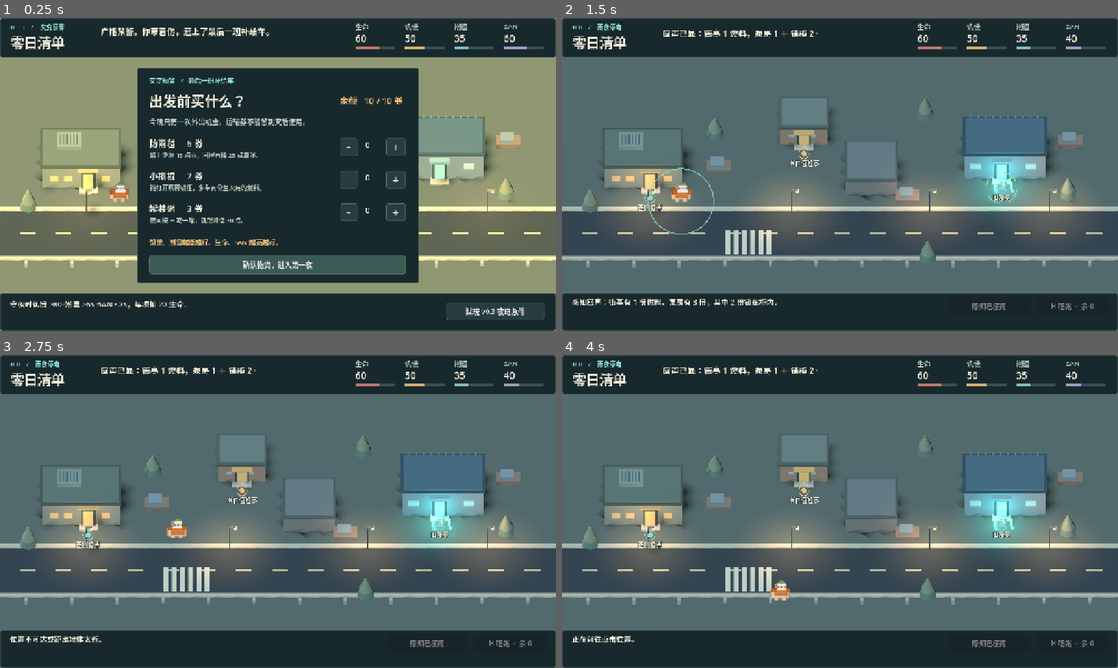
Above: before the commit, frames 1-4 (two rows, left to right).
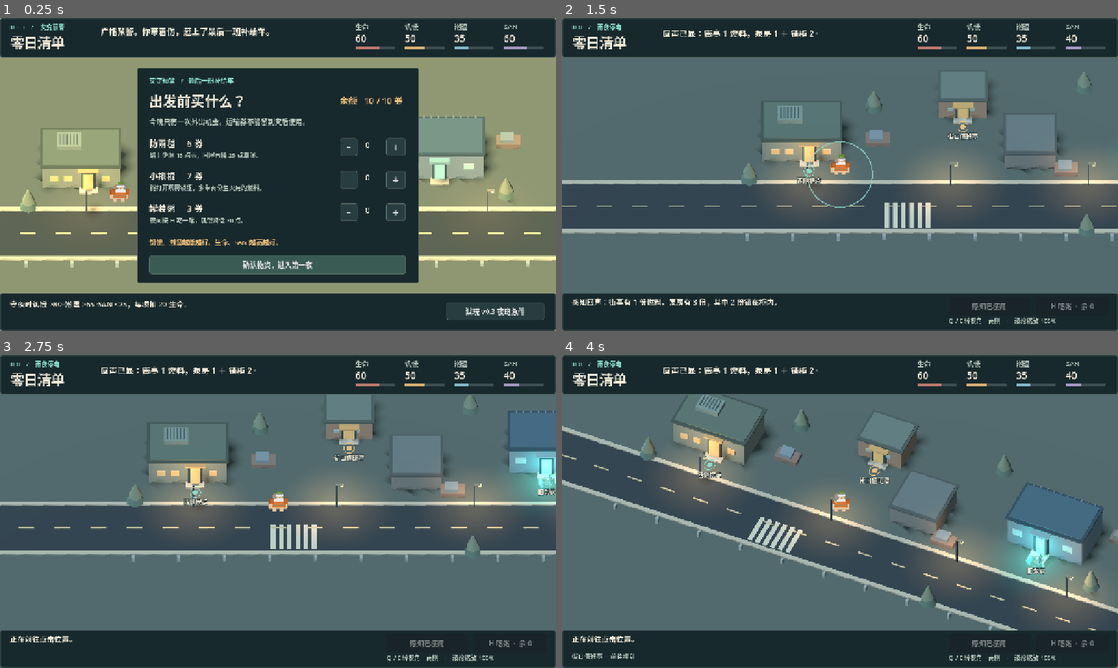
Above: after the commit, the same moments.

Repository: liujingyuan111/zero-day-checklist-game
Game: Godot game, scene res://scenes/first_night.tscn
Same seed, same stepped clock (60 frames per second), same inputs: the game is played once before the commit and once after it.
Inputs (mouse positions are in pixels of both pictures, inside the frame that each line leads up to):
- Up to frame 1 (0.25 s): no input
- Up to frame 2 (1.5 s): click "确认物资，进入第一夜" at 0.5 s; click "Q 感知 · SAN −20" (after the commit: "F 感知 · SAN −20") at 1.25 s
- Up to frame 3 (2.75 s): tap Enter at 2 s; move the mouse to (400, 495) at 2.02 s; hold D (move_right) from 2.03 s (still down); tap Q at 2.1 s; click (400, 495) at 2.17 s; tap E at 2.3 s
- Up to frame 4 (4 s): move the mouse to (728, 527) at 2.77 s; release D (move_right) at 2.78 s; hold S (move_down) 2.78-3.53 s; tap E at 2.85 s; click (728, 527) at 2.92 s; tap F at 3.05, 3.6 s; move the mouse to (895, 442) at 3.52 s; hold D (move_right) from 3.53 s (still down); click (895, 442) at 3.67 s; tap Q at 3.8 s

The runs differ from the first frame. In frame 1, less than 0.1% of the frame differs, in the area x 0-96%, y 76-78%; in frame 2, 30%; in frame 3, 35%, in the area x 0-100%, y 12-98%; in frame 4, 33%.

Commit message:
实现四个固定视角、跟随和滚轮缩放

Diff:
--- a/scripts/first_night/first_night.gd
+++ b/scripts/first_night/first_night.gd
@@ -12,6 +12,11 @@
 var run := NightRun.new()
 var street: NightStreet
 var sites := {}
+var captions := {}
+var building_shapes := {}
+var camera_hint: Label
+var prior_canvas := Transform2D.IDENTITY
+var last_pick_yaw := INF
 var shopping: Panel
 var report: Panel
 var budget_label: Label
@@ -33,7 +38,8 @@
 
 
 func _ready() -> void:
-	_walls = [Rect2(96,305,180,86),Rect2(503,225,108,66),Rect2(926,285,187,84),
+	prior_canvas = get_viewport().canvas_transform
+	_walls = [NightStreet.BUILDINGS[&"shelter"],NightStreet.BUILDINGS[&"booth"],NightStreet.BUILDINGS[&"pump"],
 		Rect2(654,320,116,88),Rect2(332,337,56,24),Rect2(767,405,56,24),
 		Rect2(1142,279,56,24),Rect2(0,0,1280,104),Rect2(0,633,1280,87)]
 	_gate_rect = Rect2(0,0,1,1)
@@ -54,8 +60,11 @@
 	window.texture = vp.get_texture()
 	window.size = Vector2(1280,720)
 	window.mouse_filter = Control.MOUSE_FILTER_IGNORE
-	window.z_index = -20
-	add_child(window)
+	var backdrop := CanvasLayer.new()
+	backdrop.layer = -1
+	add_child(backdrop)
+	backdrop.add_child(window)
+	_sync_view(0.0)
 	effect_player = AudioStreamPlayer.new()
 	effect_player.volume_db = -13
 	add_child(effect_player)
@@ -67,18 +76,16 @@
 		var site := FirstNightSite.new()
 		site.run = run
 		_add_target(key,TITLES[key],PLACES[key],MINT,28,1,site)
-		# Door facade and ground marker share a reachable work point outside the building.
-		var facade := CollisionShape2D.new()
-		var shape := RectangleShape2D.new()
-		shape.size = Vector2(51,63)
-		facade.shape = shape
-		facade.position = Vector2(0,-31)
-		site.add_child(facade)
+		var body_hit := CollisionShape2D.new()
+		var hull := ConvexPolygonShape2D.new()
+		body_hit.shape = hull
+		site.add_child(body_hit)
+		building_shapes[key] = hull
 		site.get_node("Visual").hide()
 		site.get_node("Shadow").hide()
 		for child in site.get_children():
 			if child is Label:
-				child.position.y = 11
+				captions[key] = child
 				child.add_theme_color_override("font_color",PAPER)
 				child.add_theme_color_override("font_outline_color",BG)
 				child.add_theme_constant_override("outline_size",4)
@@ -93,11 +100,45 @@
 	for site: FirstNightSite in sites.values():
 		site.interaction_enabled = enabled
 		site.visible = enabled
+	for label: Label in captions.values():
+		label.visible = enabled
 
 
 func _process(delta: float) -> void:
 	if is_instance_valid(street):
-		street.sync(player,delta)
+		_sync_view(delta)
+
+
+func _sync_view(delta: float) -> void:
+	street.sync(player, delta)
+	get_viewport().canvas_transform = street.ground_transform
+	for key in captions:
+		var anchor: Vector2 = street.ground_transform * PLACES[key]
+		captions[key].position = anchor + Vector2(-70, 11)
+	# Extruded roof footprints change only with yaw, not zoom or player movement.
+	if last_pick_yaw != street.yaw:
+		for key in building_shapes:
+			_update_building_hit(key)
+		last_pick_yaw = street.yaw
+
+
+func _update_building_hit(key: StringName) -> void:
+	var rect: Rect2 = NightStreet.BUILDINGS[key]
+	var roof: float = NightStreet.HEIGHTS[key] + 0.21
+	var roof_screen := street.camera.unproject_position(NightStreet.ground(rect.position, roof))
+	var roof_offset := street.ground_transform.affine_inverse() * roof_screen - rect.position
+	var points := PackedVector2Array()
+	for corner in [rect.position, Vector2(rect.end.x, rect.position.y), rect.end, Vector2(rect.position.x, rect.end.y)]:
+		var local: Vector2 = corner - PLACES[key]
+		points.append(local)
+		points.append(local + roof_offset)
+	var hull := Geometry2D.convex_hull(points)
+	hull.resize(hull.size() - 1) # Geometry2D closes its polygon by repeating the first point.
+	building_shapes[key].points = hull
+
+
+func _exit_tree() -> void:
+	get_viewport().canvas_transform = prior_canvas
 
 
 func _draw() -> void:
@@ -163,6 +204,9 @@
 func _build_hud() -> void:
 	var hud := CanvasLayer.new()
 	add_child(hud)
+	for label: Label in captions.values():
+		label.reparent(hud, false)
+		label.hide()
 	var header := _panel(hud,Rect2(0,0,1280,91),BG)
 	phase_text = _label(header,Vector2(24,9),Vector2(230,25),"",14,MINT)
 	_label(header,Vector2(24,33),Vector2(250,46),"零日清单",31,PAPER)
@@ -195,8 +239,9 @@
 	night_controls.size = Vector2(372,62)
 	night_controls.mouse_filter = Control.MOUSE_FILTER_IGNORE
 	footer.add_child(night_controls)
-	sense_button = _button(night_controls,Rect2(0,0,188,42),"Q 空间感知",_sense,true)
+	sense_button = _button(night_controls,Rect2(0,0,188,42),"F 空间感知",_sense,true)
 	drink_button = _button(night_controls,Rect2(201,0,168,42),"H 吃罐装粥",_drink)
+	camera_hint = _label(night_controls,Vector2(0,43),Vector2(370,28),"",14,DIM)
 	legacy_button = _button(footer,Rect2(1028,22,225,40),"试玩 v0.3 夜班急件",_legacy)
 	shopping = _panel(hud,Rect2(316,115,648,495),BG)
 	_label(shopping,Vector2(27,17),Vector2(390,30),"灾变预警   /   最后一班补给车",15,MINT)
@@ -237,6 +282,7 @@
 		return
 	run.begin_night()
 	street.night()
+	_sync_view(0.0)
 	_enable_world(true)
 	status_label.text = "雨还在下。街亭有遮挡，去泵房得穿过积水，也可以直接回屋。"
 	_ping(preload("res://art/first_night/switch.wav"))
@@ -281,13 +327,14 @@
 			mission_text.text = "广播预警。你带着伤，赶上了最后一班补给车。"
 			status_label.text = "守夜时饥饿 ≥80、潮湿 ≥65、SAN ≤25，每项扣 20 生命。"
 		NightRun.Phase.NIGHT:
+			_update_camera_hint()
 			phase_text.text = "D 0    /    雨夜停电"
 			if run.route.is_empty():
 				mission_text.text = "搜刮一处：街亭近，泵房远。也可留守。" if not run.used_sense else "回声已显：街亭 1 燃料，泵房 1 ＋ 锁柜 2。"
 			else:
 				mission_text.text = "回西侧据点过夜。燃料 ×%d，可烘去 %d 点潮湿。" % [run.fuel,run.fuel*20]
 			sense_button.disabled = run.used_sense or not run.route.is_empty()
-			sense_button.text = "感知已使用" if run.used_sense else "Q 感知  ·  SAN −20"
+			sense_button.text = "感知已使用" if run.used_sense else "F 感知  ·  SAN −20"
 			drink_button.disabled = run.drinks_left <= 0
 			drink_button.text = "H 吃粥  ·  余 %d" % run.drinks_left
 		NightRun.Phase.REPORT:
@@ -323,11 +370,31 @@
 	get_tree().change_scene_to_file.call_deferred("res://scenes/supply_run.tscn")
 
 
+func _update_camera_hint() -> void:
+	camera_hint.text = "Q / E 转视角　%s　·　滚轮缩放 %d%%" % [NightStreet.VIEW_NAMES[street.view_index], roundi(100 * NightStreet.ZOOM_STEPS[street.zoom_index])]
+
+
+func _unhandled_input(event: InputEvent) -> void:
+	if run.phase != NightRun.Phase.NIGHT or not event is InputEventMouseButton or not event.pressed:
+		return
+	match event.button_index:
+		MOUSE_BUTTON_WHEEL_UP: street.change_zoom(1)
+		MOUSE_BUTTON_WHEEL_DOWN: street.change_zoom(-1)
+		_: return
+	_update_camera_hint()
+	get_viewport().set_input_as_handled()
+
+
 func _unhandled_key_input(event: InputEvent) -> void:
 	if not (event is InputEventKey and event.pressed and not event.echo):
 		return
 	match event.physical_keycode:
-		KEY_Q: _sense()
+		KEY_Q, KEY_E:
+			if run.phase != NightRun.Phase.NIGHT:
+				return
+			street.turn(-1 if event.physical_keycode == KEY_Q else 1)
+			_update_camera_hint()
+		KEY_F: _sense()
 		KEY_H: _drink()
 		KEY_R: _reset_scene()
 		_: return
--- a/scripts/first_night/street_view.gd
+++ b/scripts/first_night/street_view.gd
@@ -3,6 +3,15 @@
 
 const SCALE := 32.0
 const TILT := 0.83
+const MAP_CENTER := Vector2(640, 360)
+const VIEW_NAMES := ["南侧", "东侧", "北侧", "西侧"]
+const ZOOM_STEPS := [0.55, 0.7, 0.85, 1.0, 1.2, 1.45, 1.75]
+const BUILDINGS := {
+	&"shelter": Rect2(96,305,180,86),
+	&"booth": Rect2(503,225,108,66),
+	&"pump": Rect2(926,285,187,84)
+}
+const HEIGHTS := {&"shelter": 2.15, &"booth": 1.75, &"pump": 2.45}
 const GROUND := Color("#535d55")
 const ROAD := Color("#363e3f")
 var camera: Camera3D
@@ -13,6 +22,13 @@
 var traces: Array[MeshInstance3D] = []
 var materials := {}
 var clock := 0.0
+var view_index := 0
+var zoom_index := 3
+var yaw := 0.0
+var target_yaw := 0.0
+var zoom_factor := 1.0
+var following := false
+var ground_transform := Transform2D.IDENTITY
 
 
 static func ground(at: Vector2, lift := 0.0) -> Vector3:
@@ -22,10 +38,8 @@
 func _ready() -> void:
 	camera = Camera3D.new()
 	camera.projection = Camera3D.PROJECTION_ORTHOGONAL
-	camera.size = 720.0 / SCALE
-	camera.position = Vector3(0, sin(TILT),cos(TILT)) * 40.0
 	add_child(camera)
-	camera.look_at(Vector3.ZERO)
+	_place_camera(MAP_CENTER)
 	atmosphere = Environment.new()
 	atmosphere.background_mode = Environment.BG_COLOR
 	atmosphere.background_color = Color("#34444d")
@@ -41,17 +55,17 @@
 	daylight.light_energy = 1.15
 	daylight.shadow_enabled = true
 	add_child(daylight)
-	_box(Vector2(640,360),Vector2(1500,920),0.22,GROUND,-0.23)
-	_box(Vector2(640,498),Vector2(1450,110),0.03,ROAD,-0.01)
+	_box(Vector2(640,360),Vector2(6500,6500),0.22,GROUND,-0.23)
+	_box(Vector2(640,498),Vector2(6500,110),0.03,ROAD,-0.01)
 	for y in [441,554]:
-		_box(Vector2(640,y),Vector2(1450,8),0.12,Color("#a39e88"))
-	for x in range(-20,1350,83):
+		_box(Vector2(640,y),Vector2(6500,8),0.12,Color("#a39e88"))
+	for x in range(-2012,3400,83):
 		_box(Vector2(x,496),Vector2(36,3),0.02,Color("#b2a278"),0.025)
 	for x in range(382,488,19):
 		_box(Vector2(x,517),Vector2(11,57),0.02,Color("#b7b19a"),0.025)
-	_building(Rect2(96,305,180,86),2.15,Color("#777f70"),Color("#58665a"))
-	_building(Rect2(503,225,108,66),1.75,Color("#8c7762"),Color("#616e65"))
-	_building(Rect2(926,285,187,84),2.45,Color("#6d7c81"),Color("#465d65"))
+	_building(BUILDINGS[&"shelter"],HEIGHTS[&"shelter"],Color("#777f70"),Color("#58665a"))
+	_building(BUILDINGS[&"booth"],HEIGHTS[&"booth"],Color("#8c7762"),Color("#616e65"))
+	_building(BUILDINGS[&"pump"],HEIGHTS[&"pump"],Color("#6d7c81"),Color("#465d65"))
 	# Warm door frames, front windows and a roller shutter give each site a silhouette.
 	_front(Vector2(203,392),2.05,Color("#dcae73"))
 	_front(Vector2(557,292),1.45,Color("#d5ad6c"))
@@ -161,6 +175,7 @@
 
 
 func night() -> void:
+	following = true
 	daylight.light_color = Color("#a8bbd5")
 	daylight.light_energy = 0.8
 	atmosphere.ambient_light_color = Color("#9db0be")
@@ -180,12 +195,38 @@
 	add_child(glow)
 
 
+func turn(steps: int) -> void:
+	view_index = posmod(view_index + steps, VIEW_NAMES.size())
+	target_yaw += steps * PI * 0.5
+
+
+func change_zoom(steps: int) -> void:
+	zoom_index = clampi(zoom_index + steps, 0, ZOOM_STEPS.size() - 1)
+
+
+func _place_camera(focus: Vector2) -> void:
+	var pivot := ground(focus)
+	var arm := Vector3(sin(yaw) * cos(TILT), sin(TILT), cos(yaw) * cos(TILT))
+	camera.size = 720.0 / (SCALE * zoom_factor)
+	camera.position = pivot + arm * 40.0
+	camera.look_at(pivot)
+	# Three ground samples define the same affine map as the orthographic renderer.
+	var center := camera.unproject_position(ground(MAP_CENTER))
+	var dx := (camera.unproject_position(ground(MAP_CENTER + Vector2(100, 0))) - center) / 100.0
+	var dy := (camera.unproject_position(ground(MAP_CENTER + Vector2(0, 100))) - center) / 100.0
+	ground_transform = Transform2D(dx, dy, center - dx * MAP_CENTER.x - dy * MAP_CENTER.y)
+
+
 func sync(actor: PlayerController, delta: float) -> void:
 	if courier == null:
 		return
+	yaw = move_toward(yaw, target_yaw, TAU * delta)
+	zoom_factor = move_toward(zoom_factor, ZOOM_STEPS[zoom_index], 2.8 * delta)
+	_place_camera(actor.position if following else MAP_CENTER)
 	clock += delta
 	var moving := actor.velocity.length_squared() > 1.0
 	var bob := absf(sin(clock*12.0))*0.09 if moving else 0.0
 	courier.position = ground(actor.position,0.015+bob)
-	if absf(actor.velocity.x)>2.0:
-		courier.flip_h = actor.velocity.x<0.0
+	var screen_velocity := ground_transform.basis_xform(actor.velocity)
+	if absf(screen_velocity.x) > 2.0:
+		courier.flip_h = screen_velocity.x < 0.0
